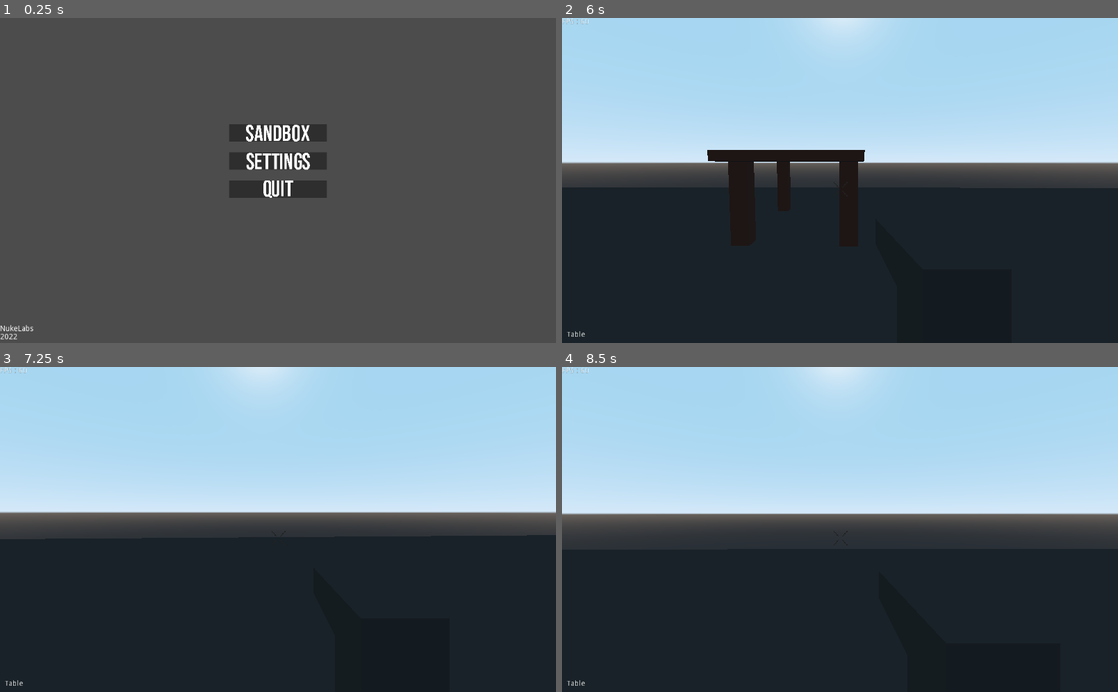
Above: before the commit, frames 1-4 (two rows, left to right).
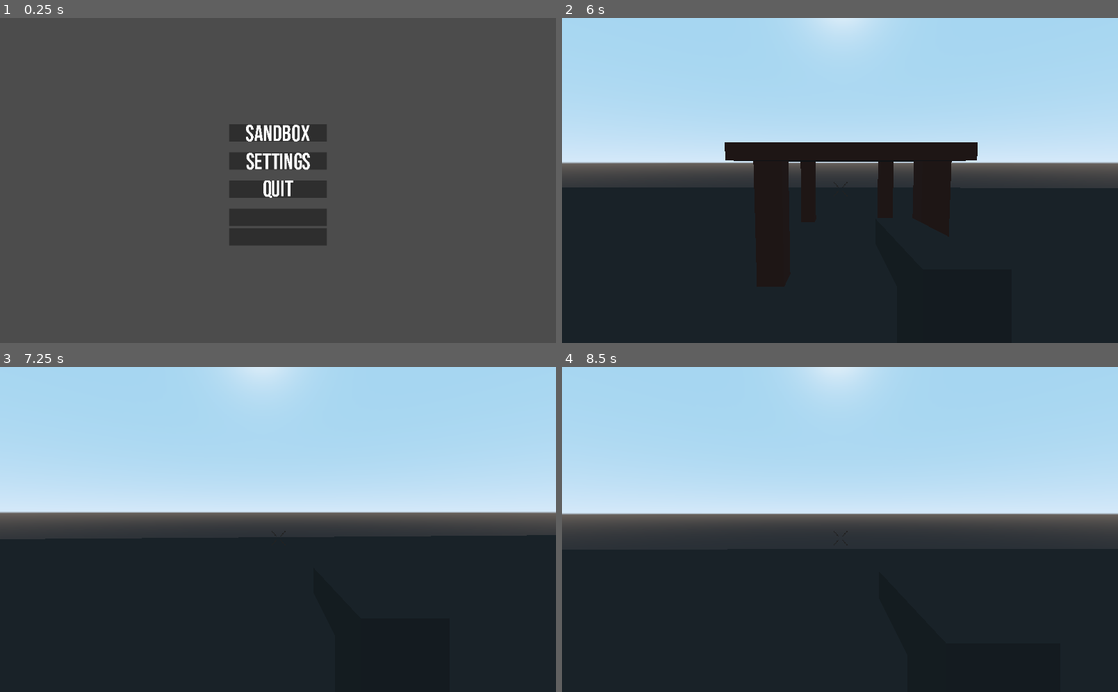
Above: after the commit, the same moments.

Repository: marrow-Dev/PhysicsGame-Godot
Game: Godot game, scene res://Menus/MainMenu.tscn
The game is run twice, just before and just after one commit, with the same random seed, the same clock (stepped at 60 frames per second) and the same inputs.
Inputs (mouse positions are in pixels of both pictures, inside the frame that each line leads up to):
- Up to frame 1 (0.25 s): no input
- Up to frame 2 (6 s): click (840, 219) at 0.5 s, where only the run after the commit has a clickable "No Map Folder Found!"; click (840, 235) at 1.25 s, where only the run after the commit has a clickable "PLAY CUSTOM LEVEL"; click (840, 235) at 2 s, where only the run after the commit has a clickable "PLAY CUSTOM LEVEL"; click (840, 138) at 2.75 s; tap Enter at 3.5, 5.75 s; move the mouse to (867, 180) at 3.52 s; press the mouse at (867, 180) at 3.53 s; hold E (itemSelectionUp) from 3.53 s (still down); tap Space (jump) at 3.77, 4.25, 4.52 s; move the mouse to (812, 180) at 4.27 s; release the mouse at (812, 180) at 4.28 s; right-click (812, 180) at 4.35 s; click (812, 180) at 4.55 s; move the mouse to (851, 174) at 5.02 s; press the mouse at (851, 174) at 5.03 s; move the mouse to (834, 187) at 5.77 s; release the mouse at (834, 187) at 5.78 s; tap F (spawnBottle) at 5.85 s
- Up to frame 3 (7.25 s): keep holding E (itemSelectionUp); tap Space (jump) at 6.02, 6.5, 6.77 s; click (272, 536) at 6.05 s; move the mouse to (316, 532) at 6.52 s; hold Shift (sprint) from 6.53 s (still down); click (316, 532) at 6.8 s
- Up to frame 4 (8.5 s): keep holding E (itemSelectionUp); move the mouse to (795, 526) at 7.27 s; release Shift (sprint) at 7.28 s; tap V (switchFireMode) at 7.35 s; tap Space (jump) at 7.52 s; click (795, 526) at 7.55 s; tap Enter at 8 s; move the mouse to (845, 529) at 8.02 s; press the mouse at (845, 529) at 8.03 s

The runs differ from the first frame. In frame 1, 1.9% of the frame differs, in the area x 0-59%, y 58-99%; in frame 2, 3.9%, in the area x 0-75%, y 0-99%; in frame 3, less than 0.1%; in frame 4, less than 0.1%.

Commit message:
First batch of new files

Diff:
--- /dev/null
+++ b/Fonts/Default.tres
@@ -0,0 +1,6 @@
+[gd_resource type="DynamicFont" load_steps=2 format=2]
+
+[ext_resource path="res://TangoSans.ttf" type="DynamicFontData" id=1]
+
+[resource]
+font_data = ExtResource( 1 )
--- a/Levels/SandboxLevel.tscn
+++ b/Levels/SandboxLevel.tscn
@@ -1,10 +1,11 @@
-[gd_scene load_steps=9 format=2]
+[gd_scene load_steps=10 format=2]
 
 [ext_resource path="res://Spawnables/Bottle.tscn" type="PackedScene" id=1]
 [ext_resource path="res://Player/Player.tscn" type="PackedScene" id=2]
 [ext_resource path="res://Spawnables/Table.tscn" type="PackedScene" id=3]
 [ext_resource path="res://Scripts/Level.gd" type="Script" id=4]
 [ext_resource path="res://Textures/graybox_sprite.png" type="Texture" id=5]
+[ext_resource path="res://Fonts/Default.tres" type="DynamicFont" id=6]
 
 [sub_resource type="BoxShape" id=1]
 
@@ -36,11 +37,12 @@
 [node name="Table" parent="." instance=ExtResource( 3 )]
 transform = Transform( 0.599826, 0, 0, 0, 0.599826, 0, 0, 0, 0.599826, 18.7068, 0.683971, 5.27875 )
 
-[node name="RichTextLabel" type="RichTextLabel" parent="."]
+[node name="currentItem" type="RichTextLabel" parent="."]
 anchor_left = 0.009
 anchor_top = 0.963
 anchor_right = 0.009
 anchor_bottom = 0.973
 margin_right = 124.0
 margin_bottom = 24.0
+custom_fonts/normal_font = ExtResource( 6 )
 text = "Bottle"
--- a/Menus/MainMenu.tscn
+++ b/Menus/MainMenu.tscn
@@ -1,21 +1,25 @@
-[gd_scene load_steps=6 format=2]
+[gd_scene load_steps=8 format=2]
 
 [ext_resource path="res://Textures/quitButton.png" type="Texture" id=1]
 [ext_resource path="res://Textures/sandboxButton.png" type="Texture" id=2]
 [ext_resource path="res://Scripts/MainMenu.gd" type="Script" id=3]
 [ext_resource path="res://Textures/settingsButton.png" type="Texture" id=4]
 [ext_resource path="res://Menus/SettingsMenu.tscn" type="PackedScene" id=5]
+[ext_resource path="res://Fonts/Default.tres" type="DynamicFont" id=6]
+[ext_resource path="res://Textures/emptyButton.png" type="Texture" id=7]
 
-[node name="mainMenu" type="Control"]
+[node name="MainMenu" type="Control"]
 anchor_right = 1.0
 anchor_bottom = 1.0
 script = ExtResource( 3 )
 
-[node name="RichTextLabel" type="RichTextLabel" parent="."]
+[node name="logoThingy" type="RichTextLabel" parent="."]
 anchor_top = 0.945
 anchor_bottom = 0.945
-margin_right = 69.0
+margin_top = -6.0
+margin_right = 116.0
 margin_bottom = 30.0
+custom_fonts/normal_font = ExtResource( 6 )
 text = "NukeLabs 2022"
 
 [node name="buttonContainers" type="Container" parent="."]
@@ -42,3 +46,37 @@
 
 [node name="Settings" parent="buttonContainers" instance=ExtResource( 5 )]
 visible = false
+
+[node name="switchingButton" type="TextureButton" parent="buttonContainers"]
+anchor_top = 1.0
+anchor_bottom = 1.0
+margin_right = 40.0
+margin_bottom = 40.0
+texture_normal = ExtResource( 7 )
+
+[node name="Label" type="Label" parent="buttonContainers/switchingButton"]
+anchor_left = 0.248
+anchor_top = 0.193
+anchor_right = 0.248
+anchor_bottom = 0.22
+margin_left = -42.64
+margin_top = 0.28
+margin_right = 132.36
+margin_bottom = 17.2
+custom_fonts/font = ExtResource( 6 )
+text = "Test Text 1"
+align = 1
+
+[node name="playLevelButton" type="TextureButton" parent="buttonContainers"]
+anchor_top = 1.35
+anchor_bottom = 1.5
+texture_normal = ExtResource( 7 )
+
+[node name="Label" type="Label" parent="buttonContainers/playLevelButton"]
+margin_left = 1.0
+margin_top = 9.0
+margin_right = 180.0
+margin_bottom = 23.0
+custom_fonts/font = ExtResource( 6 )
+text = "PLAY CUSTOM LEVEL"
+align = 1
--- a/Player/Player.tscn
+++ b/Player/Player.tscn
@@ -6,6 +6,7 @@
 [ext_resource path="res://Models/gun.obj" type="ArrayMesh" id=4]
 [ext_resource path="res://Textures/graybox_sprite.png" type="Texture" id=5]
 [ext_resource path="res://Textures/crosshair.png" type="Texture" id=6]
+[ext_resource path="res://Fonts/Default.tres" type="DynamicFont" id=7]
 
 [sub_resource type="CapsuleMesh" id=2]
 radius = 0.5
@@ -102,7 +103,8 @@
 
 [node name="FPSCounter" type="RichTextLabel" parent="."]
 margin_right = 96.0
-margin_bottom = 15.0
+margin_bottom = 18.0
+custom_fonts/normal_font = ExtResource( 7 )
 text = "FPS:"
 
 [node name="CrossHair" type="TextureRect" parent="."]
--- a/Scripts/Level.gd
+++ b/Scripts/Level.gd
@@ -3,7 +3,7 @@
 var modSupport = Globals.modSupport
 var multiSpawn = Globals.multiSpawn
 onready var playerHand = $Player/Head/Camera/HoldPosition
-onready var objectLabel = $RichTextLabel
+onready var objectLabel = $currentItem
 var selectedObject = 0
 var objectCount = 4
 
@@ -18,6 +18,9 @@
 
 
 var location = OS.get_executable_path().get_base_dir()
+var dir = Directory.new()
+var gameDirectory = Directory.new()
+
 
 var spawnableObjects = []
 var objectNames = []
@@ -26,7 +29,7 @@
 
 
 func _ready():
-	print(str(multiSpawn))
+	gameDirectory.open(location)
 
 	objectCount -= 1
 
@@ -45,9 +48,9 @@
 		"Target"
 	]
 
-	if modSupport:
+	if modSupport and gameDirectory.dir_exists("CustomItems"):
 		var files = []
-		var dir = Directory.new()
+
 		dir.open(str(location)+"/CustomItems")
 		dir.list_dir_begin()
 
--- a/Scripts/MainMenu.gd
+++ b/Scripts/MainMenu.gd
@@ -1,23 +1,66 @@
 extends Control
+
+var currentMapSelected = 0
+var mapCount = -1
+var levelsDir = Directory.new()
+var gameDirectory = Directory.new()
+
+onready var modSupport = Globals.modSupport
+onready var gameLocation = OS.get_executable_path().get_base_dir()
 
 # All button variables
 onready var quitButton = $buttonContainers/quitButton
 onready var sandboxButton = $buttonContainers/sandboxButton
 onready var settingsButton = $buttonContainers/settingsButton
+onready var switchingButton = $buttonContainers/switchingButton
+onready var playCustomLevelButton = $buttonContainers/playLevelButton
 
 onready var settingsMenu = $buttonContainers/Settings
 onready var settingsBackButton = $buttonContainers/Settings/itemContainer/backButton
 
 onready var seperateUIObjects = [ # put everything here that you want to be hidden when the settings menu is shown
-	$RichTextLabel,
-	$buttonContainers/quitButton,
-	$buttonContainers/sandboxButton,
-	$buttonContainers/settingsButton
+	$logoThingy,
+	quitButton,
+	sandboxButton,
+	settingsButton,
+	playCustomLevelButton
 ]
+
+var customLevels = []
+var customLevelNames = []
 
 
 # Called when the node enters the scene tree for the first time.
 func _ready():
+
+	gameDirectory.open(str(gameLocation))
+
+	if not modSupport:
+		$buttonContainers/switchingButton/Label.text = "No mod support!"
+
+	if modSupport and gameDirectory.dir_exists("CustomMaps"):
+		var levelsLoaded = []
+		levelsDir.open(str(gameLocation)+"/CustomMaps") # telling the game where to look for maps
+		levelsDir.list_dir_begin() # beginning going through the files
+
+		for mapAmount in range(1000): # will look at a max of 1000 maps
+			var currentMap = levelsDir.get_next()
+
+			if currentMap == "": # making sure the game isn't looking for an empty file
+				break
+
+			elif not currentMap.begins_with("."): # if it hasn't reached the end of the customMaps list
+				var newCustomMap = str(gameLocation) + "/CustomMaps/" + str(currentMap)
+				var newCustomMapName = str(currentMap).replace(".tscn", "")
+				print("Loaded new map: " + newCustomMapName)
+				customLevelNames.append(newCustomMapName)
+				customLevels.append(newCustomMap)
+				mapCount += 1
+		levelsDir.list_dir_end()
+		$buttonContainers/switchingButton/Label.text = customLevelNames[currentMapSelected]
+	else:
+		$buttonContainers/switchingButton/Label.text = "No Map Folder Found!"
+
 	Input.set_mouse_mode(Input.MOUSE_MODE_VISIBLE)
 
 
@@ -38,3 +81,18 @@
 
 	if settingsBackButton.is_hovered() and Input.is_action_just_pressed("shoot"):
 		Globals.hideMenu($buttonContainers/Settings, seperateUIObjects)
+
+	if switchingButton.is_hovered() and Input.is_action_just_pressed("shoot"):
+		if modSupport and gameDirectory.dir_exists("CustomMaps"):
+			if currentMapSelected < mapCount:
+				print("new map")
+				$buttonContainers/switchingButton/Label.text = customLevelNames[currentMapSelected]
+				currentMapSelected += 1
+			else:
+				print("reset map")
+				$buttonContainers/switchingButton/Label.text = customLevelNames[currentMapSelected]
+				currentMapSelected = 0
+
+	if playCustomLevelButton.is_hovered() and Input.is_action_just_pressed("shoot"):
+		if modSupport:
+			get_tree().change_scene(customLevels[currentMapSelected])
--- a/Scripts/Player.gd
+++ b/Scripts/Player.gd
@@ -63,7 +63,6 @@
 func _input(event):
 	if not pauseMenu.isPaused:
 		if event is InputEventMouseMotion:
-
 			# Rotating the X and Y axis of the camera to look around
 			rotate_y(deg2rad(-event.relative.x * mouseSensitivity))
 			head.rotate_x(deg2rad(-event.relative.y * mouseSensitivity)) # head.rotate_x is used otherwise the looking goes wonkey
--- a/Spawnables/Table.tscn
+++ b/Spawnables/Table.tscn
@@ -18,14 +18,30 @@
 [sub_resource type="SpatialMaterial" id=6]
 albedo_texture = ExtResource( 2 )
 
-[sub_resource type="BoxShape" id=1]
+[sub_resource type="ConvexPolygonShape" id=7]
+points = PoolVector3Array( 0.247818, 0.9557, 0.260737, -0.2124, -0.927009, -0.19948, -0.23546, -1.02135, 0.247052, -0.249145, 0.9557, 0.260737, -0.249145, 0.9557, -0.236225, 0.2124, -0.932438, -0.200807, 0.247818, 0.9557, -0.236225, 0.234133, -1.02135, 0.247052 )
+
+[sub_resource type="ConvexPolygonShape" id=8]
+points = PoolVector3Array( -2.75418, -1.02135, -0.22254, -2.271, 0.9557, 0.260737, -2.76787, 0.9557, 0.260737, -2.271, 0.9557, -0.236225, -2.28468, -1.02135, 0.247052, -2.76787, 0.9557, -0.236225, -2.75418, -1.02135, 0.247052, -2.3028, -0.947216, -0.20442 )
+
+[sub_resource type="ConvexPolygonShape" id=9]
+points = PoolVector3Array( 0.247818, 0.9557, -3.66686, -0.23546, -1.02135, -4.15004, -0.2124, -0.927009, -3.7036, -0.249145, 0.9557, -4.16372, 0.234133, -1.02135, -4.15004, -0.249145, 0.9557, -3.66686, 0.247818, 0.9557, -4.16372, 0.2124, -0.932438, -3.70227 )
+
+[sub_resource type="ConvexPolygonShape" id=10]
+points = PoolVector3Array( -2.271, 0.9557, -3.66686, -2.75418, -1.02135, -4.15004, -2.75418, -1.02135, -3.68054, -2.76787, 0.9557, -4.16372, -2.28468, -1.02135, -4.15004, -2.271, 0.9557, -4.16372, -2.76787, 0.9557, -3.66686, -2.30304, -0.946227, -3.6989 )
+
+[sub_resource type="ConvexPolygonShape" id=11]
+points = PoolVector3Array( -2.75377, 0.899716, -0.222553, 0.159881, 1.1838, 0.550836, -2.76544, 1.1838, 0.550836, 0.159881, 1.1838, -2.49007, 0.319388, 0.942448, 0.716645, -2.92495, 0.942448, -2.65588, 0.319388, 0.942448, -2.65588, -2.76544, 1.1838, -2.49007, -2.92495, 0.942448, 0.716645, 0.233961, 0.899716, -0.222553, -2.71303, 0.903911, 0.2124, 0.190808, 0.903911, 0.2124 )
+
+[sub_resource type="ConvexPolygonShape" id=12]
+points = PoolVector3Array( 0.159382, 1.1838, -2.75051, -2.92494, 0.942452, -4.57676, -2.68348, 0.907012, -4.1238, 0.319196, 0.942452, -4.57676, -2.76513, 1.1838, -4.48213, -2.92494, 0.942452, -2.65588, 0.319196, 0.942452, -2.65588, -2.76513, 1.1838, -2.75051, 0.159382, 1.1838, -4.48213, 0.233765, 0.899745, -3.68025, -2.75408, 0.899745, -3.68025, 0.15901, 0.907012, -4.1238 )
 
 [node name="Table" type="RigidBody"]
 transform = Transform( 0.599826, 0, 0, 0, 0.599826, 0, 0, 0, 0.599826, 0, 0, 0 )
 mass = 1020.41
 
 [node name="table" type="MeshInstance" parent="."]
-transform = Transform( 0.756757, 0, 0, 0, 0.756757, 0, 0, 0, 0.756757, 0, 0, 0 )
+transform = Transform( 0.756757, 0, 0, 0, 0.756757, 0, 0, 0, 0.756757, 0.952536, 0, 1.34172 )
 mesh = ExtResource( 1 )
 material/0 = SubResource( 2 )
 material/1 = SubResource( 3 )
@@ -33,6 +49,26 @@
 material/3 = SubResource( 5 )
 material/4 = SubResource( 6 )
 
+[node name="CollisionShape6" type="CollisionShape" parent="."]
+transform = Transform( 0.756757, 0, 0, 0, 0.756757, 0, 0, 0, 0.756757, 0.952536, 0, 1.34172 )
+shape = SubResource( 7 )
+
+[node name="CollisionShape5" type="CollisionShape" parent="."]
+transform = Transform( 0.756757, 0, 0, 0, 0.756757, 0, 0, 0, 0.756757, 0.952536, 0, 1.34172 )
+shape = SubResource( 8 )
+
+[node name="CollisionShape4" type="CollisionShape" parent="."]
+transform = Transform( 0.756757, 0, 0, 0, 0.756757, 0, 0, 0, 0.756757, 0.952536, 0, 1.34172 )
+shape = SubResource( 9 )
+
+[node name="CollisionShape3" type="CollisionShape" parent="."]
+transform = Transform( 0.756757, 0, 0, 0, 0.756757, 0, 0, 0, 0.756757, 0.952536, 0, 1.34172 )
+shape = SubResource( 10 )
+
+[node name="CollisionShape2" type="CollisionShape" parent="."]
+transform = Transform( 0.756757, 0, 0, 0, 0.756757, 0, 0, 0, 0.756757, 0.952536, 0, 1.34172 )
+shape = SubResource( 11 )
+
 [node name="CollisionShape" type="CollisionShape" parent="."]
-transform = Transform( 1.20574, 0, 0, 0, 1, 0, 0, 0, 1.97434, -0.985646, -0.112198, -1.46526 )
-shape = SubResource( 1 )
+transform = Transform( 0.756757, 0, 0, 0, 0.756757, 0, 0, 0, 0.756757, 0.952536, 0, 1.34172 )
+shape = SubResource( 12 )
Binary file added: Aseprite/emptyButton.aseprite
Not shown: 1 places in Player/Player.tscn that only renumber resources
Not shown: 1 places in Spawnables/Table.tscn that only renumber resources
Binary file added: Textures/emptyButton.png
Not shown, added: Textures/emptyButton.png.import
Binary file added: woodencrate.png
